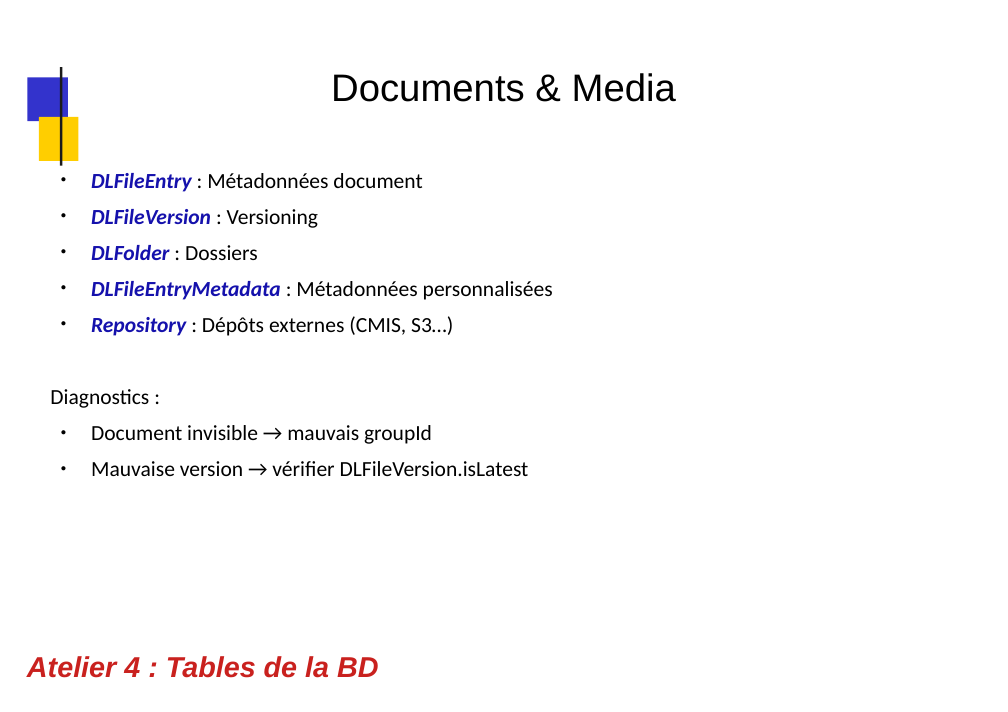
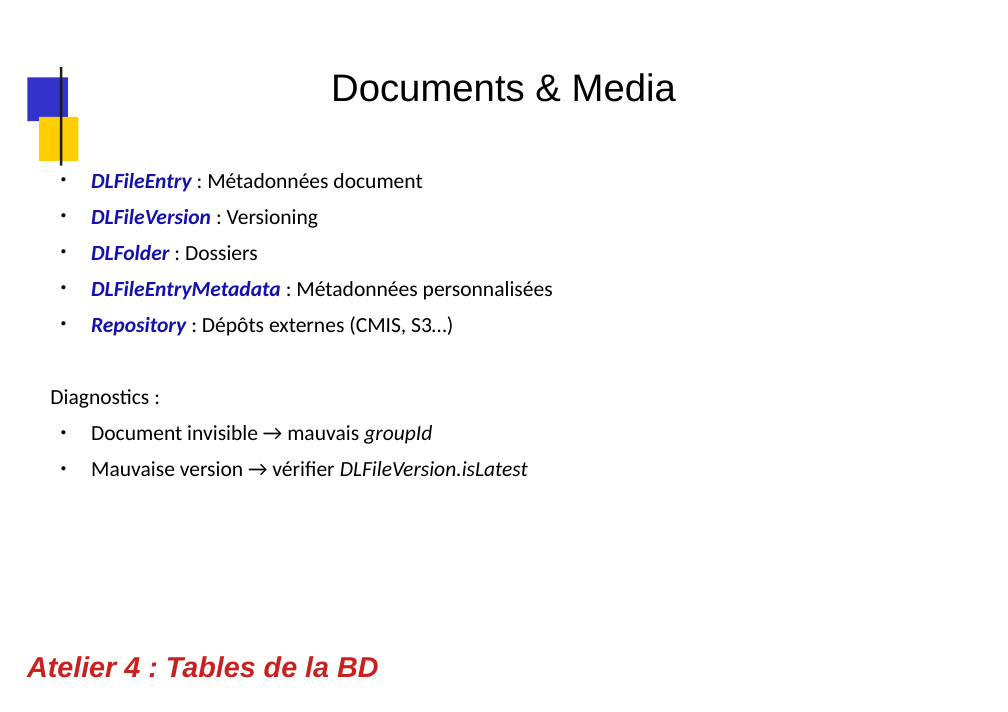
Before and after one commit to dthibau/liferay, a slide deck: slide 70 of Lrd7.pptx. Drawn at 1008x712 pixels with LibreOffice and Linux fonts; fonts in the diff are those of the drawing; background and template pictures are left out. Boxes give left, top, right and bottom in pixels: in the first picture for what was removed or moved away, otherwise in the second. Text is boxed around its words. In the diff, an @@ line names an element or a change of style, - is before the commit and + after.

```diff
--- a/Lrd7.pptx
+++ b/Lrd7.pptx
@@ text at [91,425,528,476]: italic on in "groupId", "DLFileVersion.isLatest" @@
```
Also in this commit, not shown: 8 other slides changed, 3 other files.
